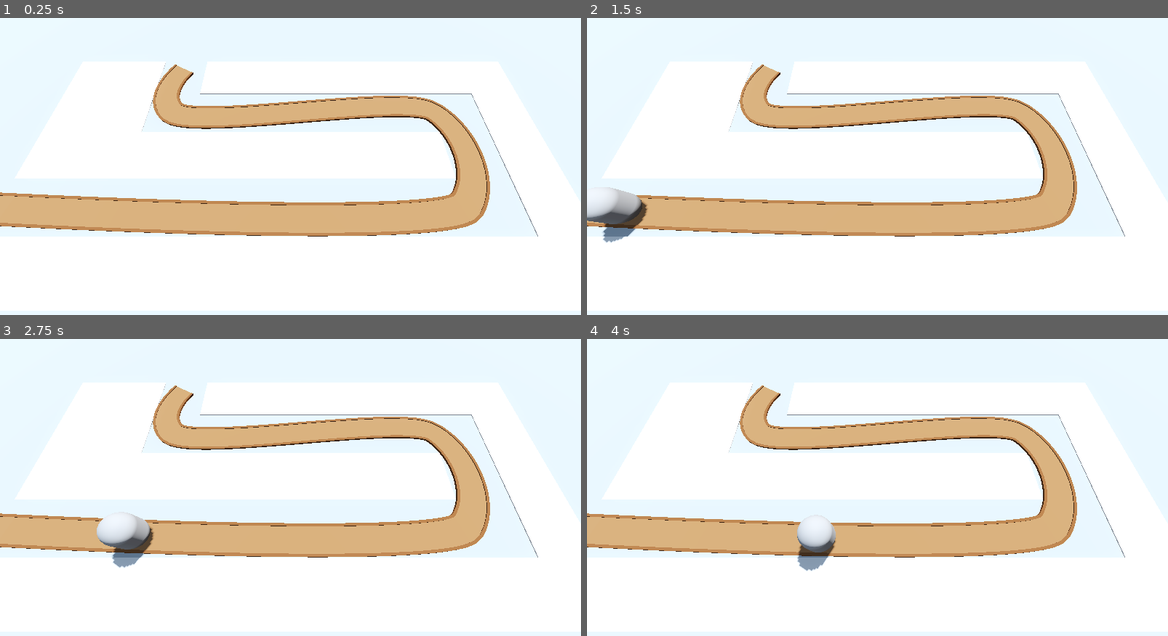
Above: before the commit, frames 1-4 (two rows, left to right).
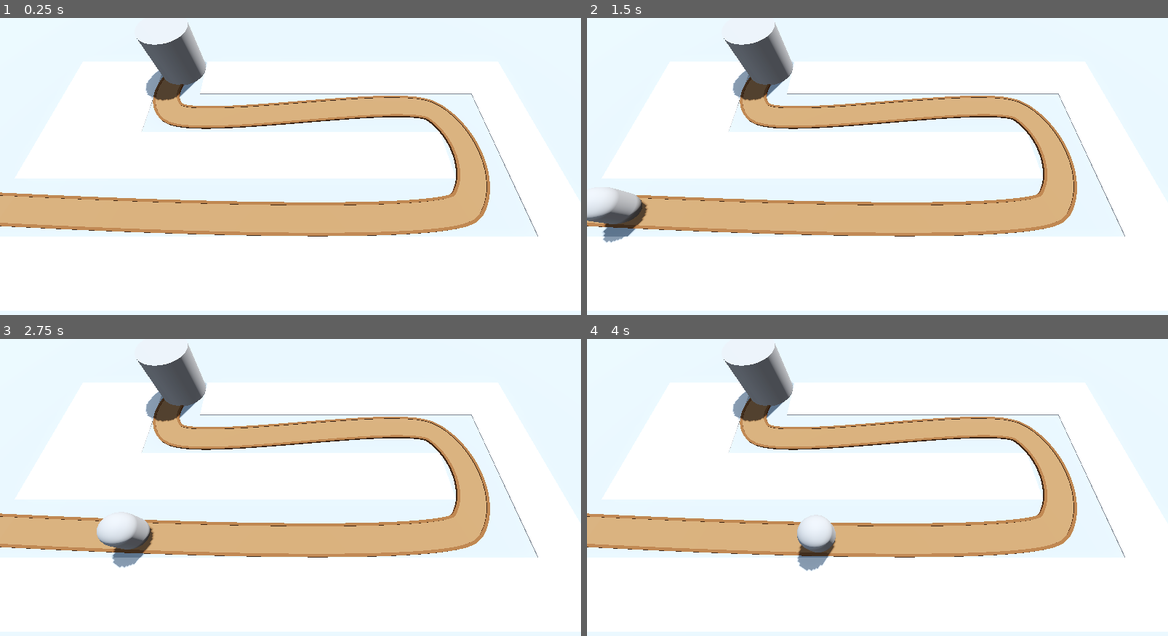
Above: after the commit, the same moments.

Repository: Assasquid/barbarian_blaster
Game: Godot game, scene res://Scenes/base_level.tscn
Same seed, same stepped clock (60 frames per second), same inputs: the game is played once before the commit and once after it.
Inputs (mouse positions are in pixels of both pictures, inside the frame that each line leads up to):
- Up to frame 1 (0.25 s): no input
- Up to frame 2 (1.5 s): tap Enter at 0.5 s; move the mouse to (1005, 145) at 0.52 s; move the mouse to (761, 178) at 1.27 s
- Up to frame 3 (2.75 s): move the mouse to (348, 413) at 2.02 s
- Up to frame 4 (4 s): move the mouse to (848, 549) at 2.77 s; move the mouse to (1051, 532) at 3.52 s

The runs differ from the first frame. In frame 1, 1.7% of the frame differs, in the area x 23-36%, y 1-28%; in frame 2, 1.7%; in frame 3, 1.7%; in frame 4, 1.7%.

Commit message:
Add a base at the end of the road.
Previously on Barbarian Blaster:
"Make an enemy follow the path to the base."
But the base was missing so... here it is now!

Diff:
--- a/Scenes/base_level.tscn
+++ b/Scenes/base_level.tscn
@@ -110,3 +110,12 @@
 
 [node name="Enemy" parent="Path3D" instance=ExtResource("2_i273a")]
 transform = Transform3D(-4.37114e-08, 0, -1, 0, 1, 0, 1, 0, -4.37114e-08, -24, 0, 6)
+
+[node name="Base" type="Node3D" parent="."]
+transform = Transform3D(1, 0, 0, 0, 1, 0, 0, 0, 1, -10, 0, -7)
+
+[node name="CSGCylinder3D" type="CSGCylinder3D" parent="Base"]
+transform = Transform3D(1, 0, 0, 0, 1, 0, 0, 0, 1, 0, 2, 0)
+radius = 2.0
+height = 4.0
+sides = 32
